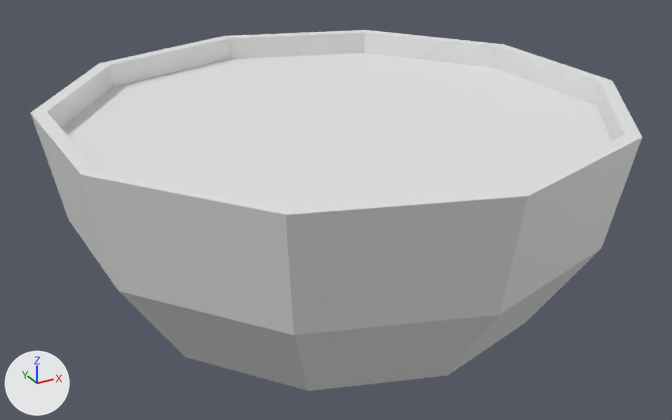
Two versions of the Blender file blender/food/Boldetrucs.blend, one commit apart.
Rendered twice from a camera (50 mm lens) standing at (-1.47, -2.67, 1.41) and looking at (0.01, 0.03, 0.07). Every picture has the same lights, and +X, +Y and +Z are marked at lower left. The older version comes first.

Objects in the first picture: 'Sphère'.
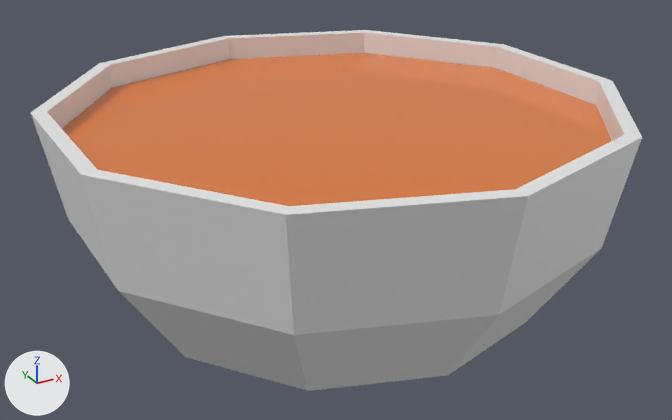
Edits to the bpy script that builds the scene:
```text
Add mat_material_002:
    mat_material_002 = principled_material('Material.002')
    mat_material_002.base_color = (0.8, 0.207, 0.0325)  # orange #e77e33
    mat_material_002.metallic = 0.131
    mat_material_002.roughness = 0.0
Add mat_material_001:
    mat_material_001 = principled_material('Material.001')
    mat_material_001.base_color = (0.8, 0.8, 0.8)  # white #e7e7e7
Change me_sphère:
    where me_sphère.from_pydata(...)  # 61 vertices, 61 faces; spans x -0.95..0.95, y -1.0..1.0, z -0.5..0.5
    used by ob_sphère; location = (0.0, 0.0, 0.0)
    me_sphère part 1: the 1 face centred in x 0.0, y 0.0, z 0.41 switches from no material to mat_material_002 (orange #e77e33)
    add me_sphère.materials.append(mat_material_001)  # white #e7e7e7
    add me_sphère.materials.append(mat_material_002)  # orange #e77e33
```

Where the change shows, as pixel boxes [x1, y1, x2, y2] in the pictures (672 x 420 px):
part 1 of me_sphère, recoloured (white to orange)
    both: [62, 53, 611, 206]
